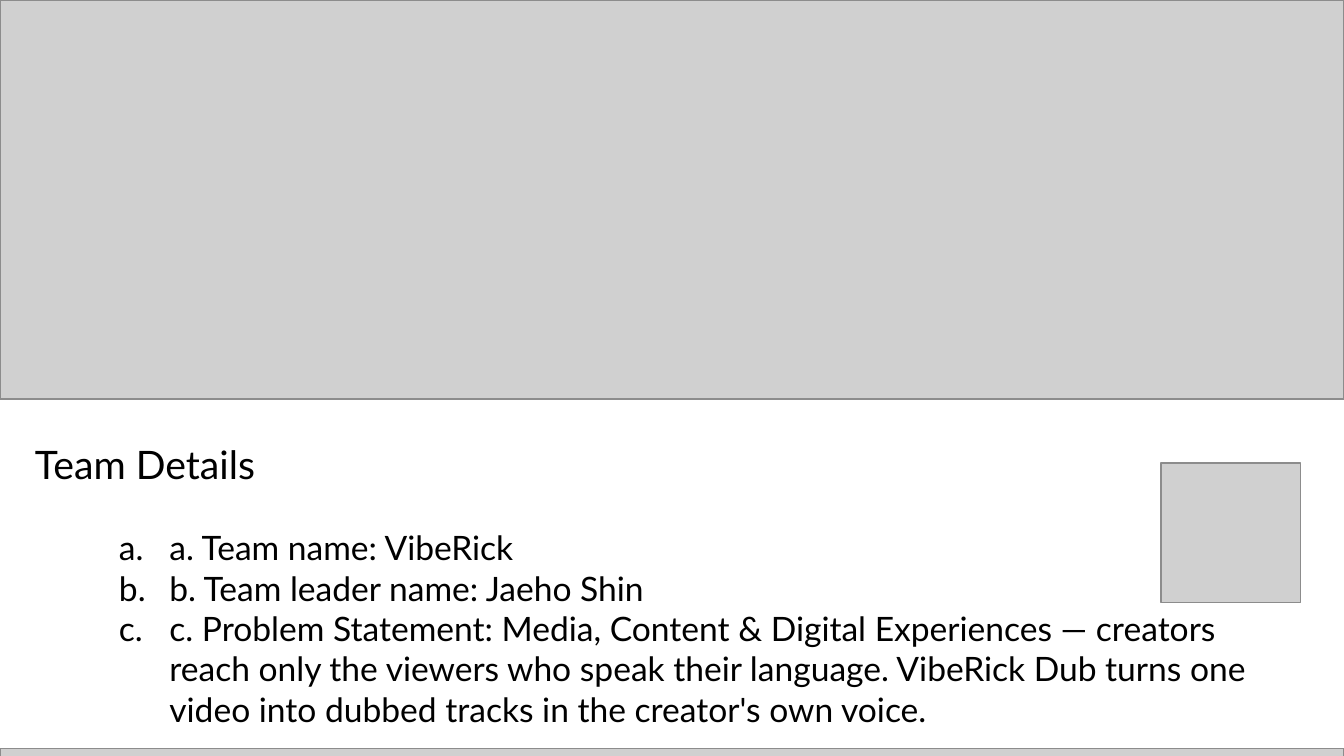
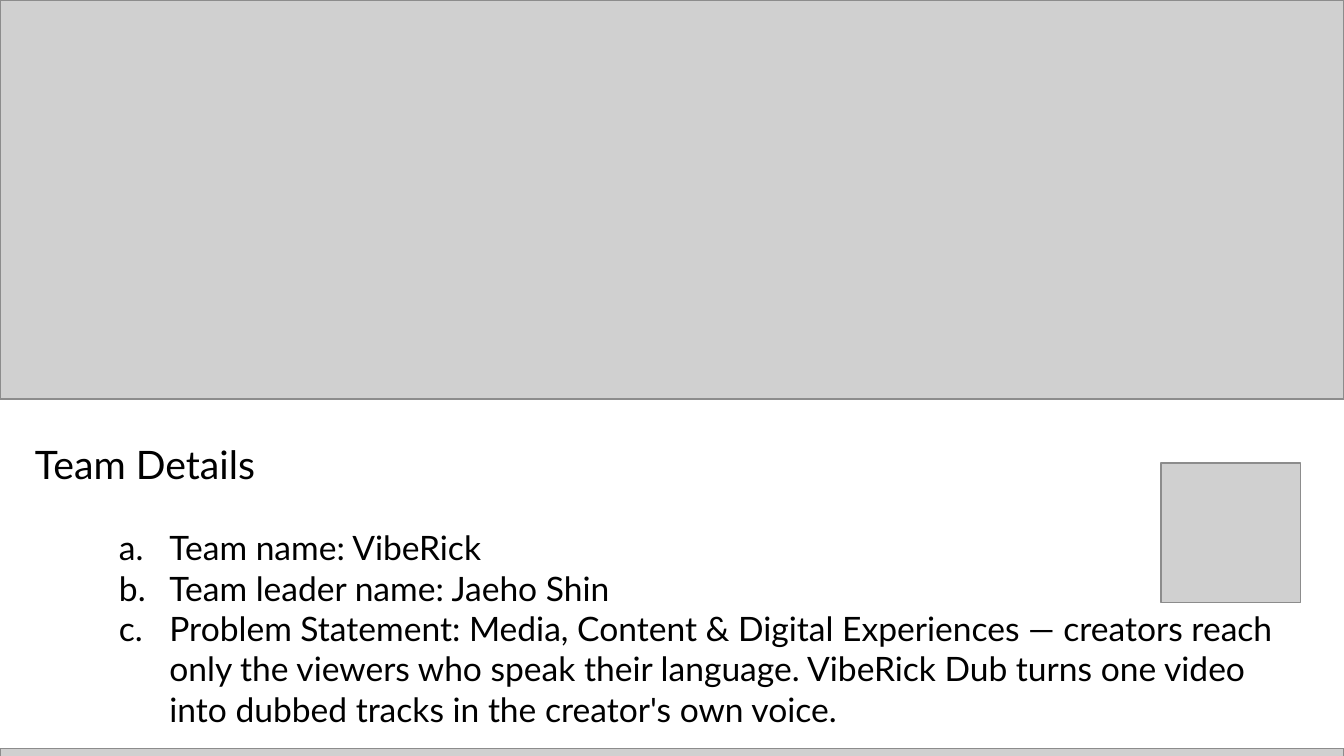
Before and after one commit to VibeRick/viberick-dub, a slide deck: slide 1 of deck/VibeRick-Dub.pptx. Drawn at 1344x756 pixels with LibreOffice and Linux fonts; fonts in the diff are those of the drawing; grey boxes stand for pictures. Boxes give left, top, right and bottom in pixels: in the first picture for what was removed or moved away, otherwise in the second. Text is boxed around its words. In the diff, an @@ line names an element or a change of style, - is before the commit and + after.

Commit message:
Demo video builder, cards, deck build

```diff
--- a/deck/VibeRick-Dub.pptx
+++ b/deck/VibeRick-Dub.pptx
@@ text at bbox=[169, 535, 1272, 723]: text changed @@
-  a. a. Team name: VibeRick
-  b. b. Team leader name: Jaeho Shin
-  c. c. Problem Statement: Media, Content & Digital Experiences — creators reach only the viewers who speak their language. VibeRick Dub turns one video into dubbed tracks in the creator's own voice.
+  a. Team name: VibeRick
+  b. Team leader name: Jaeho Shin
+  c. Problem Statement: Media, Content & Digital Experiences — creators reach only the viewers who speak their language. VibeRick Dub turns one video into dubbed tracks in the creator's own voice.
```
Also in this commit, not shown: 2 other slides changed, 32 other files.
